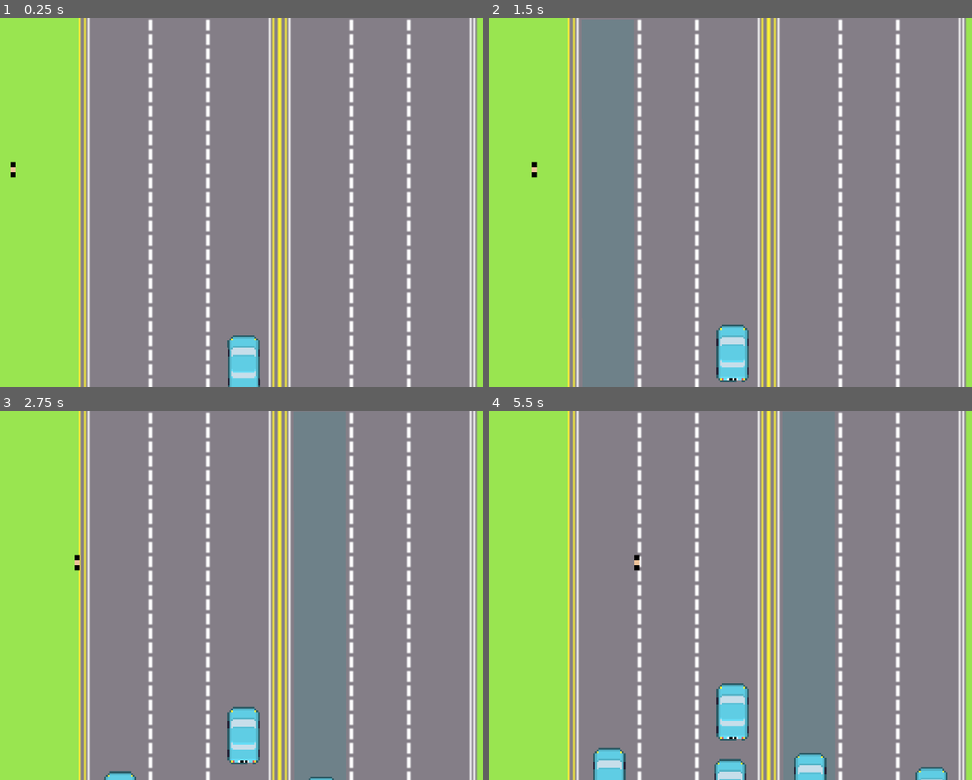
Above: before the commit, frames 1-4 (two rows, left to right).
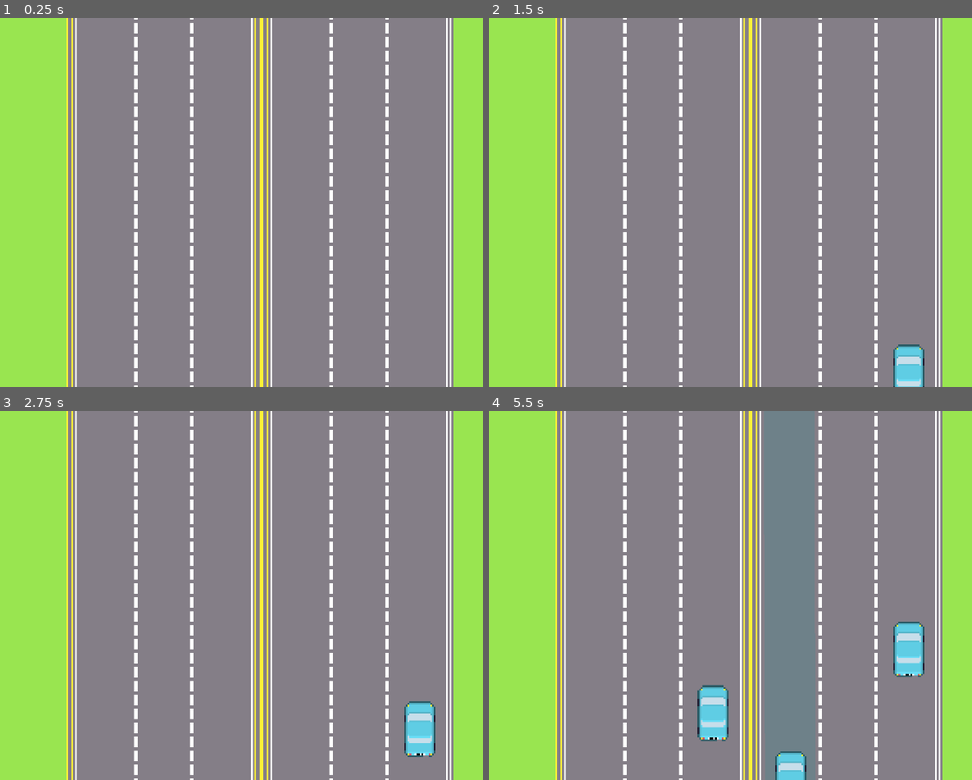
Above: after the commit, the same moments.

Repository: lewis785/gmtk-game-jam-2023
Game: Godot game, scene res://scenes/world.tscn
Two runs of this game, one before a commit and one after it. Both use one fixed random seed, a clock stepped at 60 frames per second and the inputs below.
Inputs (mouse positions are in pixels of both pictures, inside the frame that each line leads up to):
- Up to frame 1 (0.25 s): no input
- Up to frame 2 (1.5 s): move the mouse to (894, 184) at 0.52 s; click (894, 184) at 0.67 s; move the mouse to (619, 220) at 1.27 s; click (619, 220) at 1.42 s
- Up to frame 3 (2.75 s): move the mouse to (328, 514) at 2.02 s; click (328, 514) at 2.17 s
- Up to frame 4 (5.5 s): move the mouse to (720, 669) at 2.77 s; click (720, 669) at 2.92 s; move the mouse to (947, 650) at 3.52 s; click (947, 650) at 3.67 s; move the mouse to (556, 540) at 4.27 s; click (556, 540) at 4.42 s; move the mouse to (783, 595) at 5.02 s; click (783, 595) at 5.17 s

The runs differ from the first frame. In frame 1, 22% of the frame differs, in the area x 2-99%, y 0-100%; in frame 2, 22%; in frame 3, 23%; in frame 4, 25%, in the area x 13-99%, y 0-100%.
Error before the commit: Parse Error: Expected indented block for property after ":". (res://scripts/CollisionComponent.gd:4)

Commit message:
ADD camera and reduce scale of background

Diff:
--- a/scenes/background/Background.tscn
+++ b/scenes/background/Background.tscn
@@ -42,6 +42,7 @@
 [node name="Background" type="Node2D"]
 
 [node name="TileMap" type="TileMap" parent="."]
+texture_filter = 1
 tile_set = SubResource("TileSet_5nmge")
 format = 2
 layer_0/tile_data = PackedInt32Array(0, 0, 0, 131072, 0, 0, 65536, 0, 0, 196608, 0, 0, 262144, 0, 0, 327680, 0, 0, 3932 …(4603 unchanged characters)…
--- a/scenes/world.tscn
+++ b/scenes/world.tscn
@@ -1,45 +1,45 @@
-[gd_scene load_steps=5 format=3 uid="uid://bh2yrjwygsc4w"]
+[gd_scene load_steps=4 format=3 uid="uid://bh2yrjwygsc4w"]
 
 [ext_resource type="PackedScene" uid="uid://brkxobf712sou" path="res://scenes/background/Background.tscn" id="1_eurn6"]
 [ext_resource type="PackedScene" uid="uid://o85i321qi44w" path="res://scenes/truck/TruckSpawner.tscn" id="2_lekw4"]
-[ext_resource type="PackedScene" uid="uid://bsv8xxwo38t8m" path="res://scenes/person/Person.tscn" id="2_rlvv3"]
 [ext_resource type="PackedScene" uid="uid://rd3gjhuaqh1t" path="res://scenes/truck/Truck.tscn" id="3_c5fii"]
 
 [node name="World" type="Node2D"]
 
 [node name="TruckSpawns" type="Node" parent="."]
 
-[node name="TruckSpawner" parent="TruckSpawns" instance=ExtResource("2_lekw4")]
-position = Vector2(481, 781)
+[node name="Background" parent="." instance=ExtResource("1_eurn6")]
+
+[node name="TruckSpawner" parent="Background" instance=ExtResource("2_lekw4")]
+position = Vector2(137.429, 223.143)
+scale = Vector2(0.285714, 0.285714)
 truck_scene = ExtResource("3_c5fii")
 
-[node name="TruckSpawner2" parent="TruckSpawns" instance=ExtResource("2_lekw4")]
-position = Vector2(597, 778)
+[node name="TruckSpawner2" parent="Background" instance=ExtResource("2_lekw4")]
+position = Vector2(170.571, 222.286)
+scale = Vector2(0.285714, 0.285714)
 truck_scene = ExtResource("3_c5fii")
 
-[node name="TruckSpawner3" parent="TruckSpawns" instance=ExtResource("2_lekw4")]
-position = Vector2(753, 779)
+[node name="TruckSpawner3" parent="Background" instance=ExtResource("2_lekw4")]
+position = Vector2(215.143, 222.571)
+scale = Vector2(0.285714, 0.285714)
 truck_scene = ExtResource("3_c5fii")
 
-[node name="TruckSpawner4" parent="TruckSpawns" instance=ExtResource("2_lekw4")]
-position = Vector2(869, 779)
+[node name="TruckSpawner4" parent="Background" instance=ExtResource("2_lekw4")]
+position = Vector2(248.286, 222.571)
+scale = Vector2(0.285714, 0.285714)
 truck_scene = ExtResource("3_c5fii")
 
-[node name="TruckSpawner5" parent="TruckSpawns" instance=ExtResource("2_lekw4")]
-position = Vector2(990, 781)
+[node name="TruckSpawner5" parent="Background" instance=ExtResource("2_lekw4")]
+position = Vector2(282.857, 223.143)
+scale = Vector2(0.285714, 0.285714)
 truck_scene = ExtResource("3_c5fii")
 
-[node name="TruckSpawner6" parent="TruckSpawns" instance=ExtResource("2_lekw4")]
-position = Vector2(361, 781)
+[node name="TruckSpawner6" parent="Background" instance=ExtResource("2_lekw4")]
+position = Vector2(103.143, 223.143)
+scale = Vector2(0.285714, 0.285714)
 truck_scene = ExtResource("3_c5fii")
 
-[node name="Background" parent="." instance=ExtResource("1_eurn6")]
-scale = Vector2(3.5, 3.5)
-
-[node name="Person" parent="." instance=ExtResource("2_rlvv3")]
-position = Vector2(145, 296)
-scale = Vector2(5, 5)
-speed = 3000.0
-
-[node name="Truck" parent="." instance=ExtResource("3_c5fii")]
-position = Vector2(602, 679)
+[node name="Camera2D" type="Camera2D" parent="."]
+position = Vector2(193, 112)
+zoom = Vector2(3.4, 3.4)
